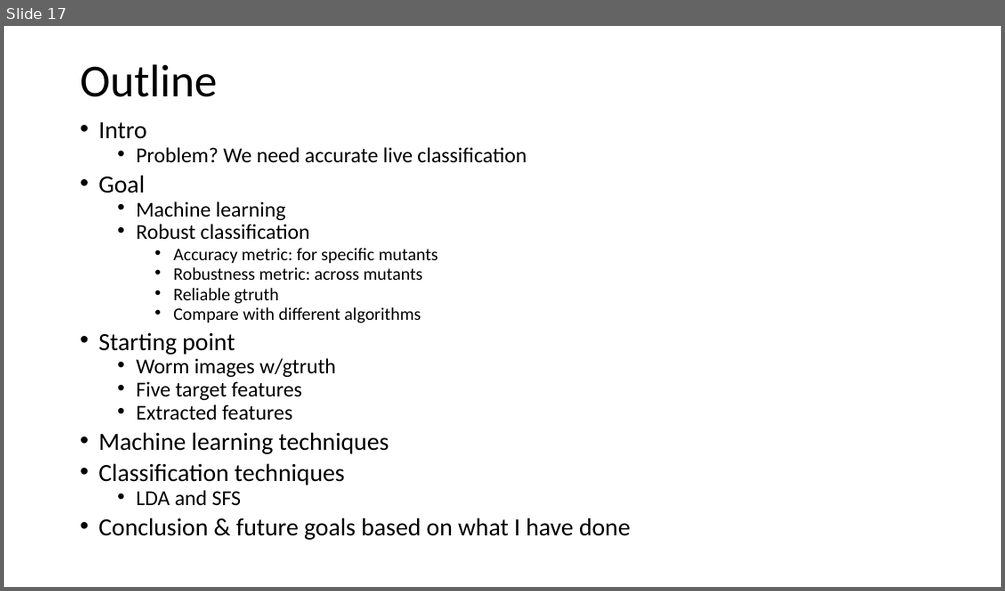
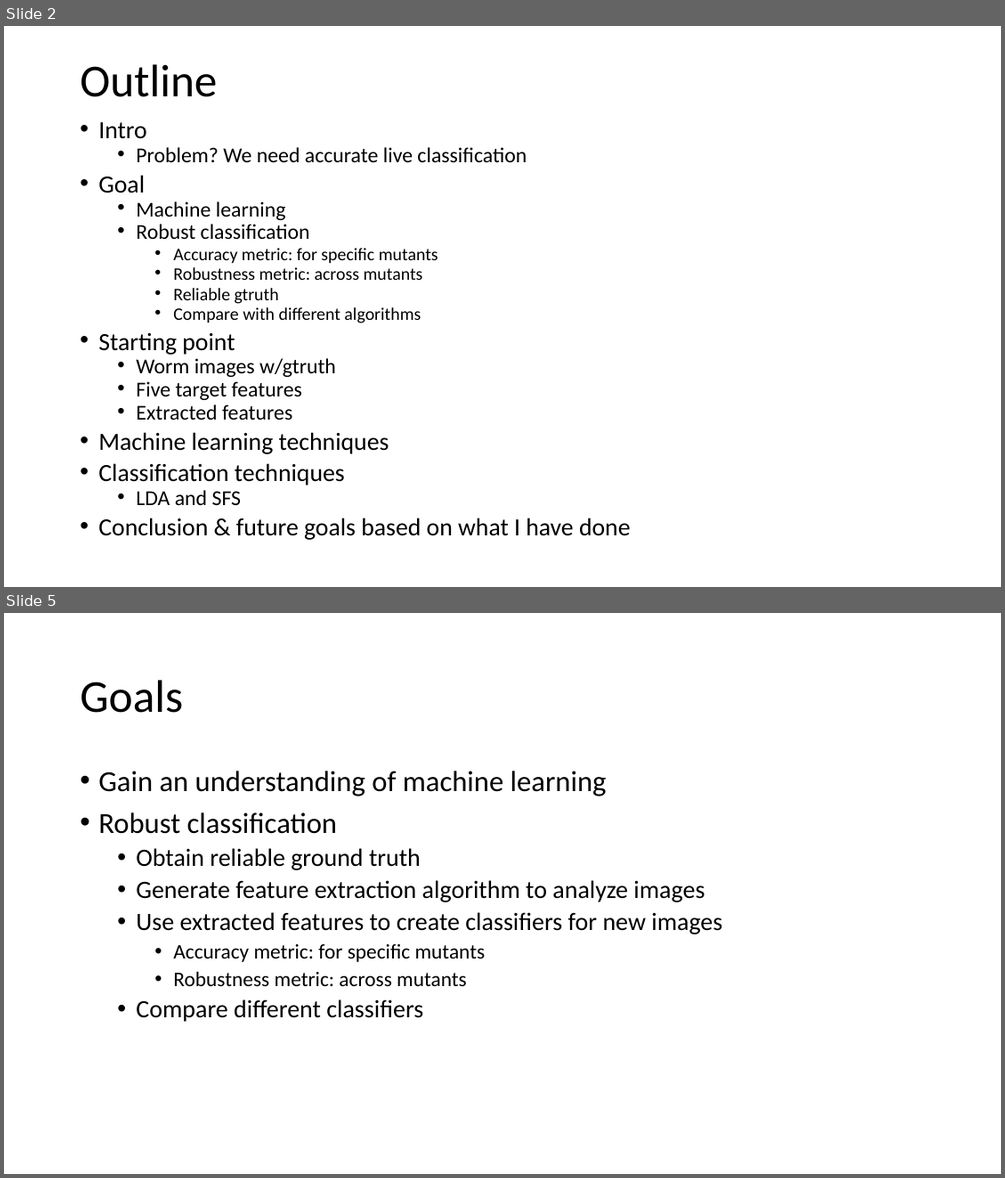
Before and after one commit to McGrathWormStuff/Image_Processing, a slide deck: Image Processing Presentation.pptx. Shown one above the other, each under a label of ours: slide 17 before the commit, slides 2 and 5 after it; the slides between them are not shown. The pictures are 1005x591 and 1005x1178 pixels, drawn with LibreOffice and Linux fonts; fonts in the diff are those of the drawing. Boxes give left, top, right and bottom in pixels: in the first picture for what was removed or moved away, otherwise in the second. Text is boxed around its words. In the diff, an @@ line names an element or a change of style, - is before the commit and + after.

```diff
--- a/Image Processing Presentation.pptx
+++ b/Image Processing Presentation.pptx
@@ slide 5 added at box(4, 613, 1001, 1174), background #FFFFFF @@
@@ title added at box(80, 680, 183, 713), 44 pt, text #000000 @@
+Goals
@@ text added at box(98, 771, 722, 1022), 24 pt, text #000000 @@
+• Gain an understanding of machine learning
+• Robust classification
+  • Obtain reliable ground truth
+  • Generate feature extraction algorithm to analyze images
+  • Use extracted features to create classifiers for new images
+    • Accuracy metric: for specific mutants
+    • Robustness metric: across mutants
+  • Compare different classifiers
@@ what was slide 17 is now slide 2 @@
```
Also in this commit, not shown: 3 slides changed, 2 other slides added.
